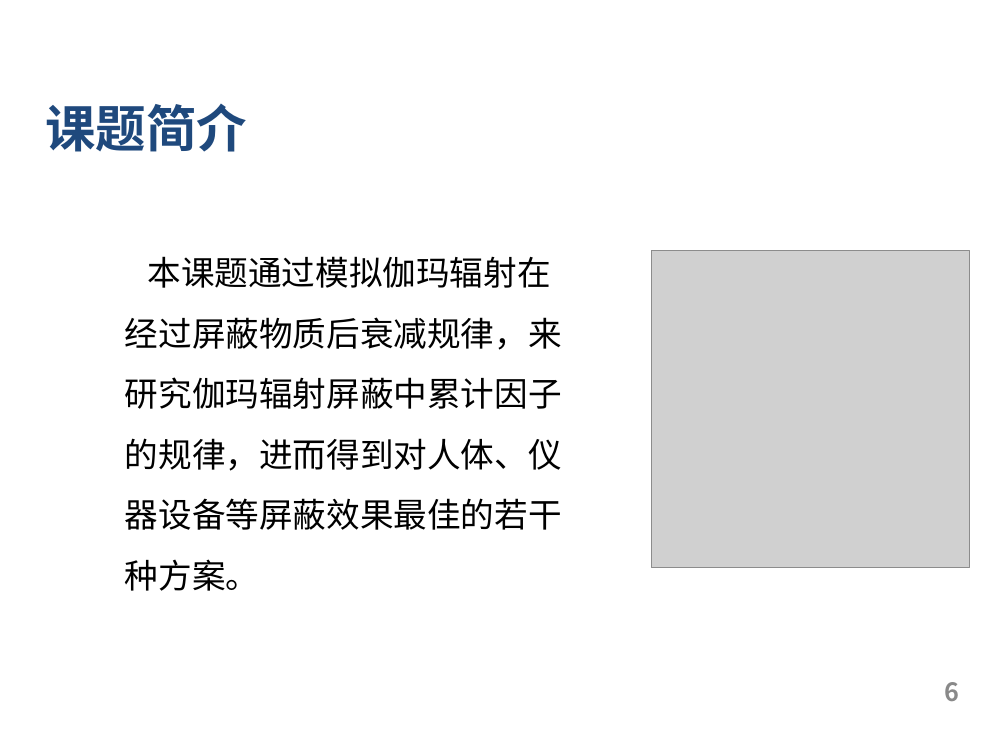
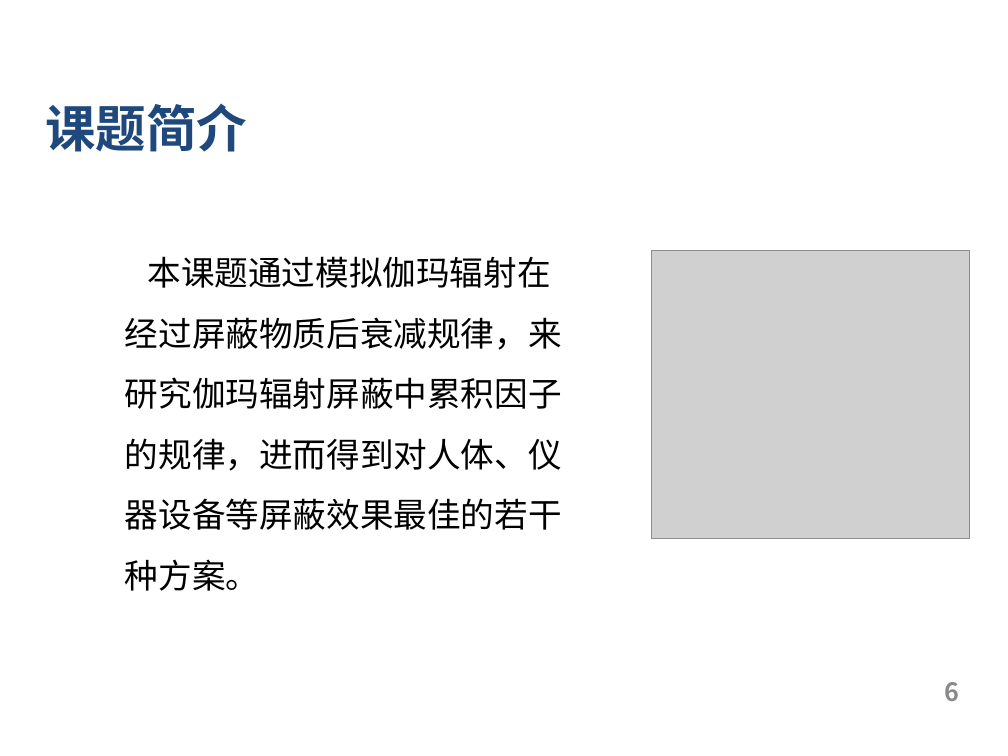
Before and after one commit to Apricot1024/GraduationProject, a slide deck: slide 6 of 2.中期/中期.pptx. Drawn at 1008x756 pixels with LibreOffice and Linux fonts; fonts in the diff are those of the drawing; grey boxes stand for pictures; background and template pictures are left out. Boxes give left, top, right and bottom in pixels: in the first picture for what was removed or moved away, otherwise in the second. Text is boxed around its words. In the diff, an @@ line names an element or a change of style, - is before the commit and + after.

```diff
--- a/2.中期/中期.pptx
+++ b/2.中期/中期.pptx
@@ text at <box>125,256,562,591</box>: text changed @@
-本课题通过模拟伽玛辐射在经过屏蔽物质后衰减规律，来研究伽玛辐射屏蔽中累计因子的规律，进而得到对人体、仪器设备等屏蔽效果最佳的若干种方案。
+本课题通过模拟伽玛辐射在经过屏蔽物质后衰减规律，来研究伽玛辐射屏蔽中累积因子的规律，进而得到对人体、仪器设备等屏蔽效果最佳的若干种方案。
@@ picture: place and size @@
-picture at <box>651,251,969,568</box>
+picture at <box>651,251,969,538</box>
```
Also in this commit, not shown: 11 other slides changed, 1 slide added, 16 other files.
